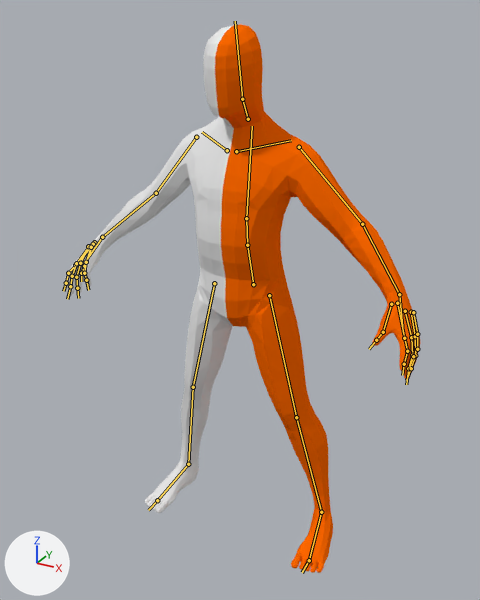
The Blender file models/human.blend, before and after one commit.
Rendered twice from a 50 mm camera at (1.006, -1.843, 1.868) aimed at (-0.156, 0.27, 0.811). The lights are fixed; the arrows at lower left show +X, +Y and +Z. The bones that bend it are drawn over the model as lines.

Names of what the first picture shows: 'head', 'legs', 'torso'.
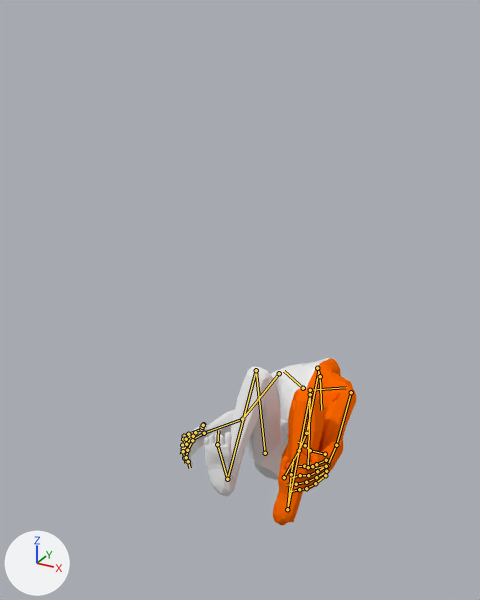
The newer file adds an action. The first version stands in its rest pose; the second is drawn at frame 180 of the action 'head-tilt-crouch'.

Location of each change, [x1, y1, x2, y2] in pixels of the pictures (480 x 600 px):
'torso', posed (51% narrower, 52% shorter)
    before: [63, 112, 421, 380]
    after: [181, 363, 356, 492]
'legs', posed
    before: [144, 266, 333, 573]
    after: [204, 367, 323, 526]
'head', posed
    before: [203, 24, 265, 128]
    after: [311, 358, 341, 376]
bone 'hips', root to tip
    before: (253, 284) to (247, 245)
    after: (284, 477) to (299, 450)
bone 'spine', root to tip
    before: (247, 245) to (246, 218)
    after: (299, 450) to (306, 433)
bone 'chest', root to tip
    before: (246, 218) to (252, 126)
    after: (306, 433) to (318, 372)
bone 'neck', root to tip
    before: (248, 119) to (242, 99)
    after: (317, 368) to (320, 376)
bone 'upper_arm.L', root to tip
    before: (299, 147) to (362, 224)
    after: (351, 392) to (336, 445)
bone 'upper_arm.R', root to tip
    before: (196, 137) to (156, 193)
    after: (279, 373) to (242, 419)
bone 'thigh.L', root to tip
    before: (269, 295) to (296, 417)
    after: (308, 467) to (310, 394)
bone 'shin.L', root to tip
    before: (296, 417) to (321, 512)
    after: (310, 394) to (287, 509)
bone 'foot.L', root to tip
    before: (321, 512) to (309, 560)
    after: (287, 509) to (291, 474)
bone 'thigh.R', root to tip
    before: (214, 283) to (193, 387)
    after: (265, 453) to (256, 370)
bone 'shin.R', root to tip
    before: (193, 387) to (188, 464)
    after: (256, 370) to (227, 479)
bone 'foot.R', root to tip
    before: (188, 464) to (157, 500)
    after: (227, 479) to (217, 444)

The change, as a diff of the scene's bpy script:
```diff
--- a/models/human.blend.py
+++ b/models/human.blend.py
@@ bone_hips @@
 bone_hips = bpy.data.objects['basemesh_male_rig'].pose.bones['hips']
-bone_hips.location = (0.0, 0.0, 0.0)
-bone_hips.rotation_quaternion = (1.0, 0.0, 0.0, 0.0)  # degrees (0, 0, 0)
+bone_hips.location = (0.0, -1.113, -0.009)
+bone_hips.rotation_quaternion = (0.707, -0.707, 0.0, 0.0)  # degrees (-90, 0, 0)
@@ bone_spine @@
 bone_spine = bpy.data.objects['basemesh_male_rig'].pose.bones['spine']  # child of 'hips'
-bone_spine.rotation_quaternion = (1.0, 0.0, 0.0, 0.0)  # degrees (0, 0, 0)
+bone_spine.rotation_quaternion = (0.974, 0.225, 0.0, 0.0)  # degrees (26, 0, 0)
@@ bone_chest @@
 bone_chest = bpy.data.objects['basemesh_male_rig'].pose.bones['chest']  # child of 'spine'
-bone_chest.rotation_quaternion = (1.0, 0.0, 0.0, 0.0)  # degrees (0, 0, 0)
+bone_chest.rotation_quaternion = (0.917, 0.399, 0.0, 0.0)  # degrees (47, 0, 0)
@@ bone_neck @@
 bone_neck = bpy.data.objects['basemesh_male_rig'].pose.bones['neck']  # child of 'chest'
-bone_neck.rotation_quaternion = (1.0, 0.0, 0.0, 0.0)  # degrees (0, 0, 0)
+bone_neck.rotation_quaternion = (0.152, -0.988, 0.0, 0.0)  # degrees (-163, 0, 0)
@@ bone_upper_arm_l @@
 bone_upper_arm_l = bpy.data.objects['basemesh_male_rig'].pose.bones['upper_arm.L']  # child of 'shoulder.L'
-bone_upper_arm_l.rotation_quaternion = (1.0, 0.0, 0.0, 0.0)  # degrees (0, 0, 0)
+bone_upper_arm_l.rotation_quaternion = (0.816, 0.449, -0.193, -0.307)  # degrees (58, -2, -43)
@@ bone_upper_arm_r @@
 bone_upper_arm_r = bpy.data.objects['basemesh_male_rig'].pose.bones['upper_arm.R']  # child of 'shoulder.R'
-bone_upper_arm_r.rotation_quaternion = (1.0, 0.0, 0.0, 0.0)  # degrees (0, 0, 0)
+bone_upper_arm_r.rotation_quaternion = (0.839, 0.415, 0.18, 0.303)  # degrees (54, 3, 41)
@@ bone_thigh_l @@
 bone_thigh_l = bpy.data.objects['basemesh_male_rig'].pose.bones['thigh.L']  # child of 'hips'
-bone_thigh_l.rotation_quaternion = (1.0, 0.0, 0.0, 0.0)  # degrees (0, 0, 0)
+bone_thigh_l.rotation_quaternion = (0.781, -0.614, -0.098, 0.055)  # degrees (-77, -5, 12)
@@ bone_shin_l @@
 bone_shin_l = bpy.data.objects['basemesh_male_rig'].pose.bones['shin.L']  # child of 'thigh.L'
-bone_shin_l.rotation_quaternion = (1.0, 0.0, 0.0, 0.0)  # degrees (0, 0, 0)
+bone_shin_l.rotation_quaternion = (0.432, 0.901, 0.035, 0.009)  # degrees (129, 1, 4)
@@ bone_foot_l @@
 bone_foot_l = bpy.data.objects['basemesh_male_rig'].pose.bones['foot.L']  # child of 'shin.L'
-bone_foot_l.rotation_quaternion = (1.0, 0.0, 0.0, 0.0)  # degrees (0, 0, 0)
+bone_foot_l.rotation_quaternion = (0.842, -0.531, -0.056, 0.078)  # degrees (-65, -1, 11)
@@ bone_thigh_r @@
 bone_thigh_r = bpy.data.objects['basemesh_male_rig'].pose.bones['thigh.R']  # child of 'hips'
-bone_thigh_r.rotation_quaternion = (1.0, 0.0, 0.0, 0.0)  # degrees (0, 0, 0)
+bone_thigh_r.rotation_quaternion = (0.745, -0.657, 0.088, -0.07)  # degrees (-83, 2, -13)
@@ bone_shin_r @@
 bone_shin_r = bpy.data.objects['basemesh_male_rig'].pose.bones['shin.R']  # child of 'thigh.R'
-bone_shin_r.rotation_quaternion = (1.0, 0.0, 0.0, 0.0)  # degrees (0, 0, 0)
+bone_shin_r.rotation_quaternion = (0.424, 0.905, 0.009, -0.017)  # degrees (130, 2, 0)
@@ bone_foot_r @@
 bone_foot_r = bpy.data.objects['basemesh_male_rig'].pose.bones['foot.R']  # child of 'shin.R'
-bone_foot_r.rotation_quaternion = (1.0, 0.0, 0.0, 0.0)  # degrees (0, 0, 0)
+bone_foot_r.rotation_quaternion = (0.887, -0.452, 0.039, -0.088)  # degrees (-54, -1, -11)
```
